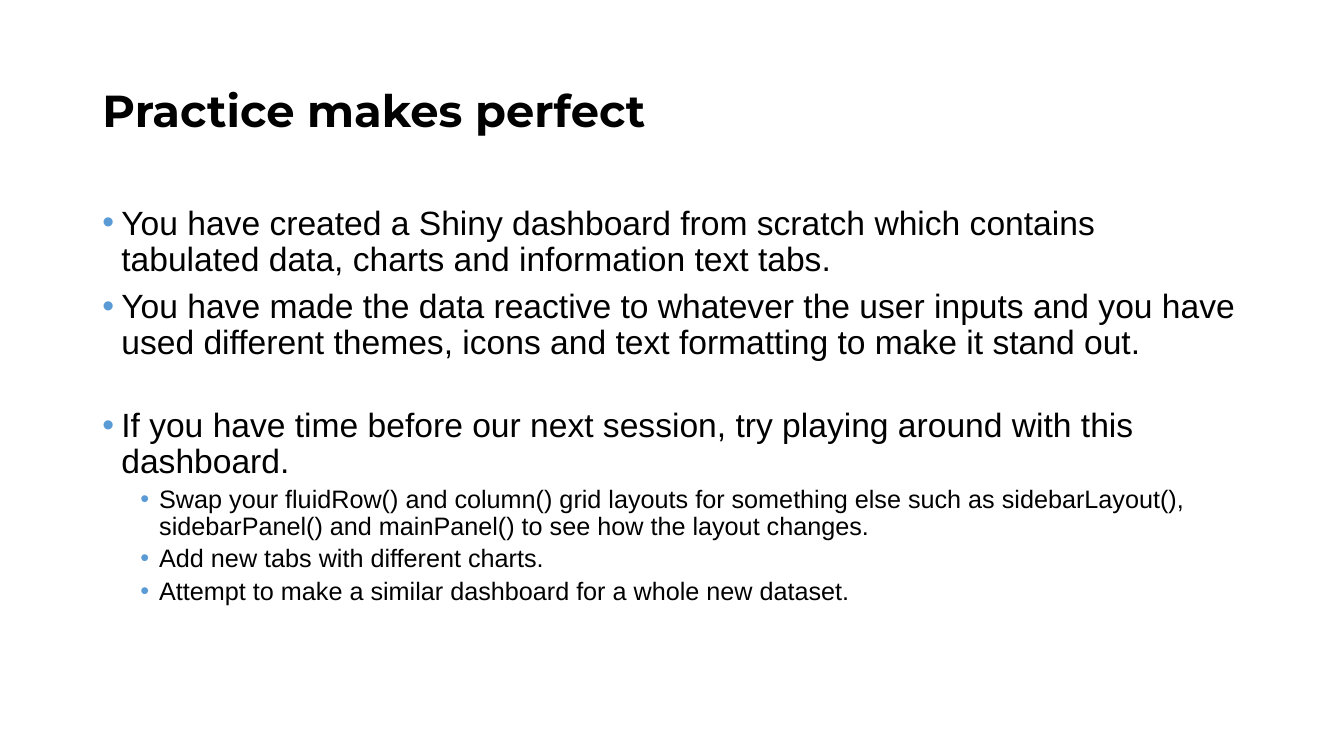
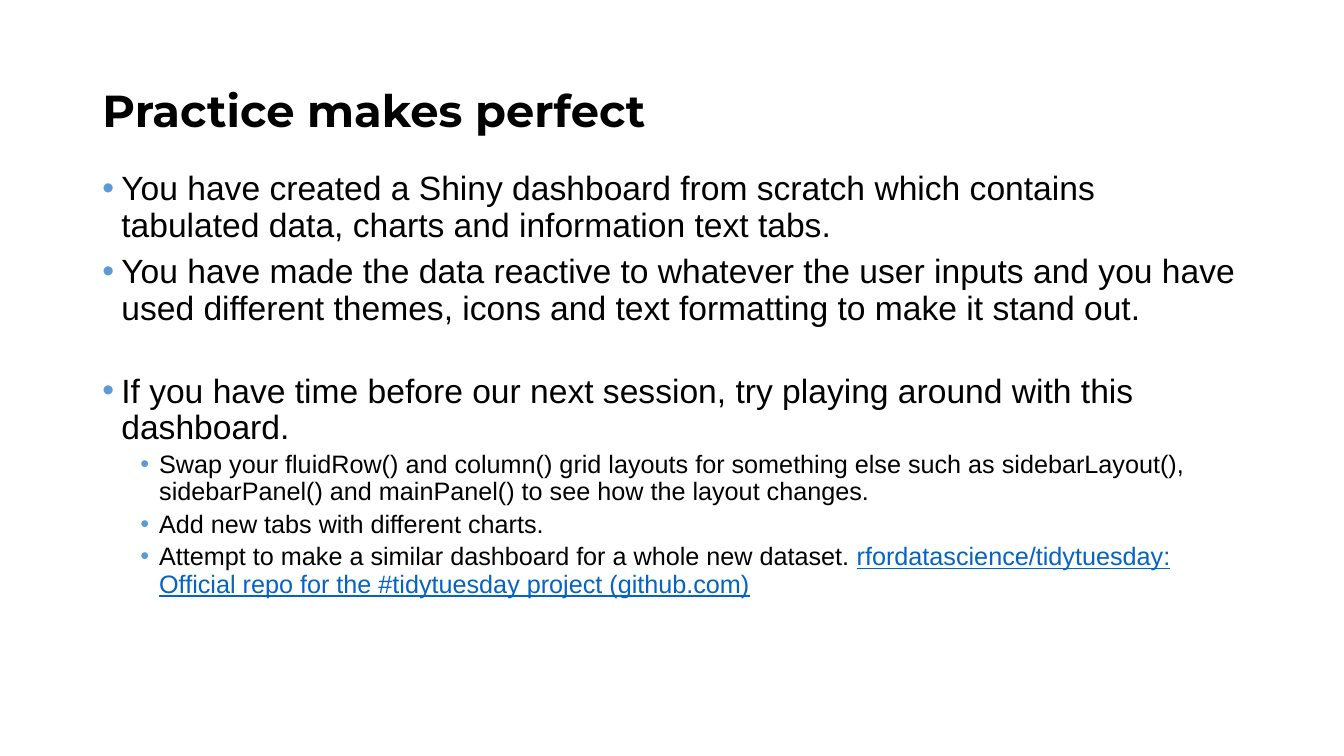
Before and after one commit to Public-Health-Scotland/learn-shiny, a slide deck: slide 43 of Day 1/slides/Shiny_Day_1.pptx. Drawn at 1344x756 pixels with LibreOffice and Linux fonts; fonts in the diff are those of the drawing; background and template pictures are left out. Boxes give left, top, right and bottom in pixels: in the first picture for what was removed or moved away, otherwise in the second. Text is boxed around its words. In the diff, an @@ line names an element or a change of style, - is before the commit and + after.

```diff
--- a/Day 1/slides/Shiny_Day_1.pptx
+++ b/Day 1/slides/Shiny_Day_1.pptx
@@ text "You have created a Shiny ...": place and size @@
-text "You have created a Shiny ..." at <box>121,210,1235,606</box>
+text "You have created a Shiny ..." at <box>121,175,1235,598</box>
@@ text at <box>159,546,1171,598</box>: text changed; text colour #000000 to #0563C1 @@
-  • Attempt to make a similar dashboard for a whole new dataset.
+  • Attempt to make a similar dashboard for a whole new dataset. rfordatascience/tidytuesday: Official repo for the #tidytuesday project (github.com)
```
Also in this commit, not shown: 2 other slides changed, 1 other file.
